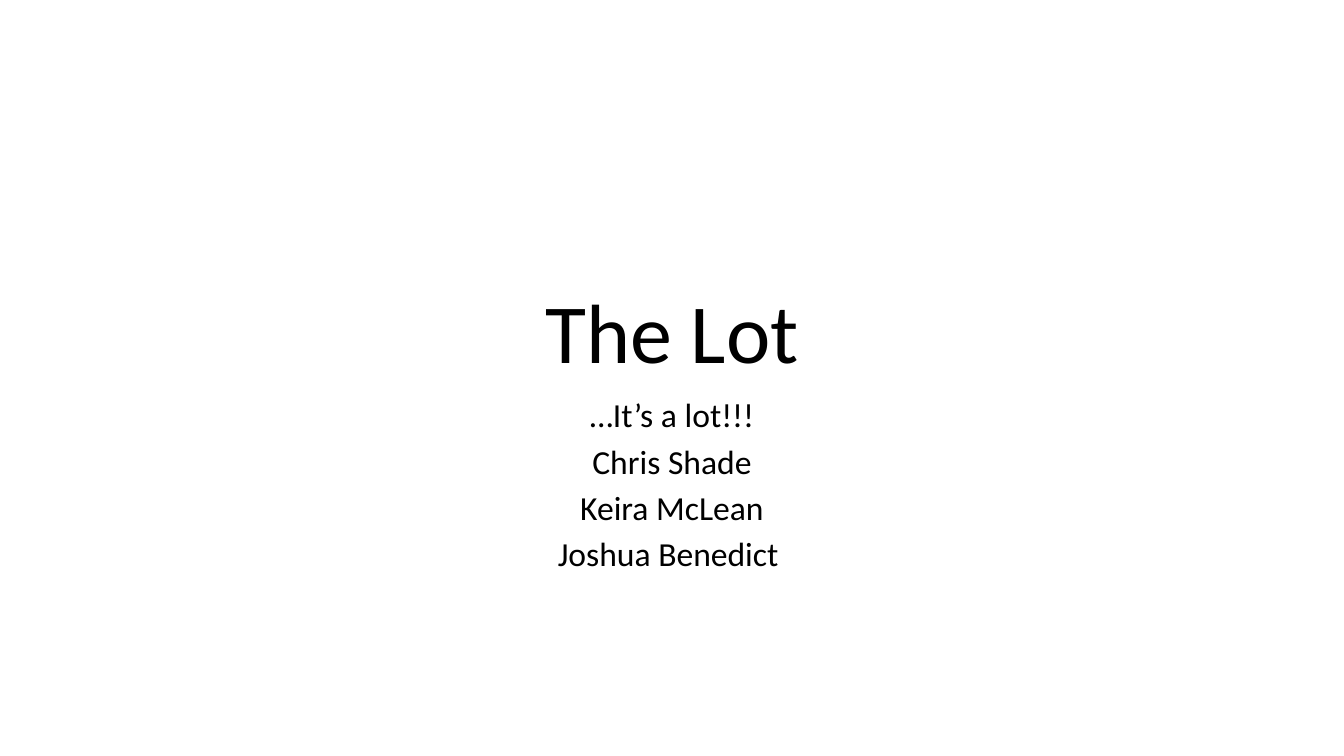
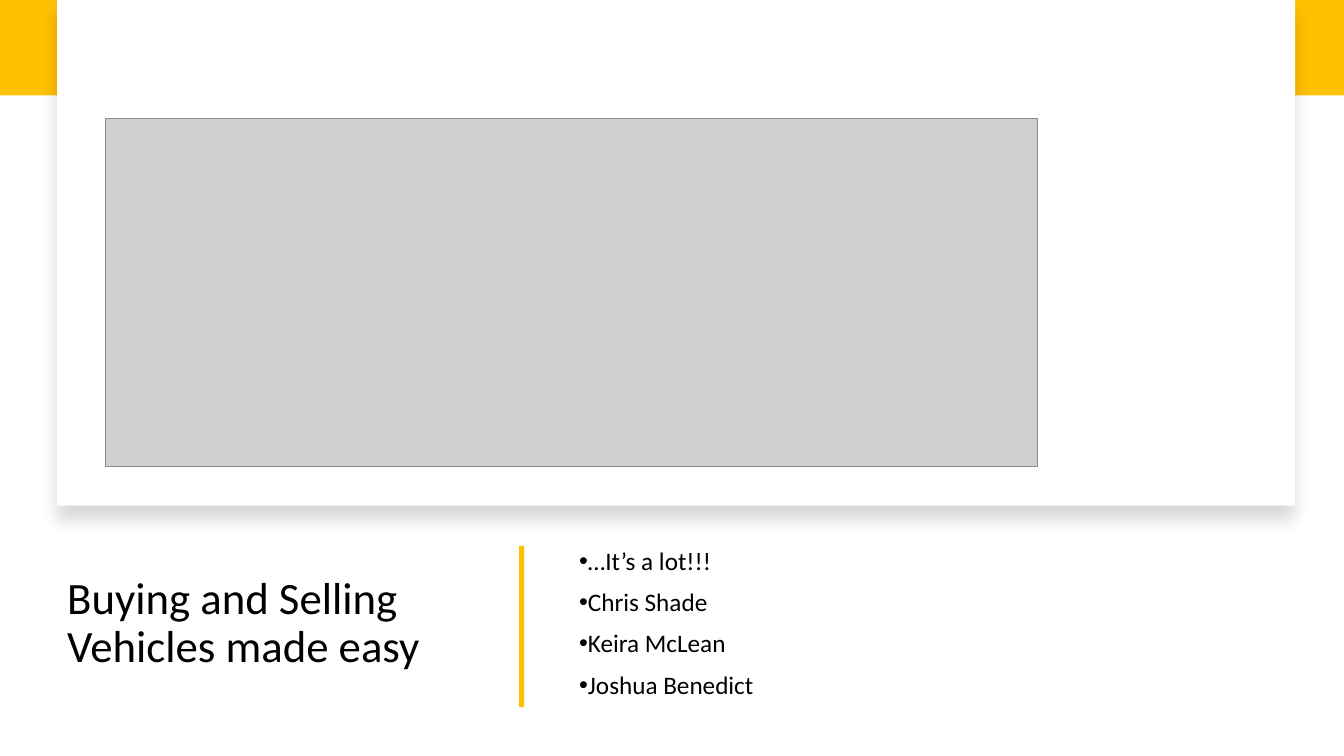
Before and after one commit to keira-mclean/capstone-cjk-be, a slide deck: slide 1 of Capstone3_CJK.pptx. Drawn at 1344x756 pixels with LibreOffice and Linux fonts; fonts in the diff are those of the drawing; grey boxes stand for pictures. Boxes give left, top, right and bottom in pixels: in the first picture for what was removed or moved away, otherwise in the second. Text is boxed around its words. In the diff, an @@ line names an element or a change of style, - is before the commit and + after.

```diff
--- a/Capstone3_CJK.pptx
+++ b/Capstone3_CJK.pptx
@@ rectangle added at (0,0,1344,96), fill #FFC000 @@
@@ rectangle added at (57,0,1296,506), fill #FFFFFF @@
@@ picture added at (106,119,1038,467) @@
@@ title removed at (545,304,799,364) @@
-The Lot
@@ subtitle "…It’s a lot!!!": place and size @@
-subtitle "…It’s a lot!!!" at (558,403,778,567)
+subtitle "…It’s a lot!!!" at (588,552,753,694)
@@ subtitle "…It’s a lot!!!" at (588,552,753,694): size 24 to 18 pt; alignment centre to left; bullet none to •; line spacing 0.8 to 0.9; vertical alignment top to middle @@
@@ rectangle added at (520,546,525,707), fill #FFC000 @@
@@ title added at (67,583,420,670), 32 pt, text #000000 @@
+Buying and Selling Vehicles made easy
```
Also in this commit, not shown: 4 other slides changed, 1 other file.
